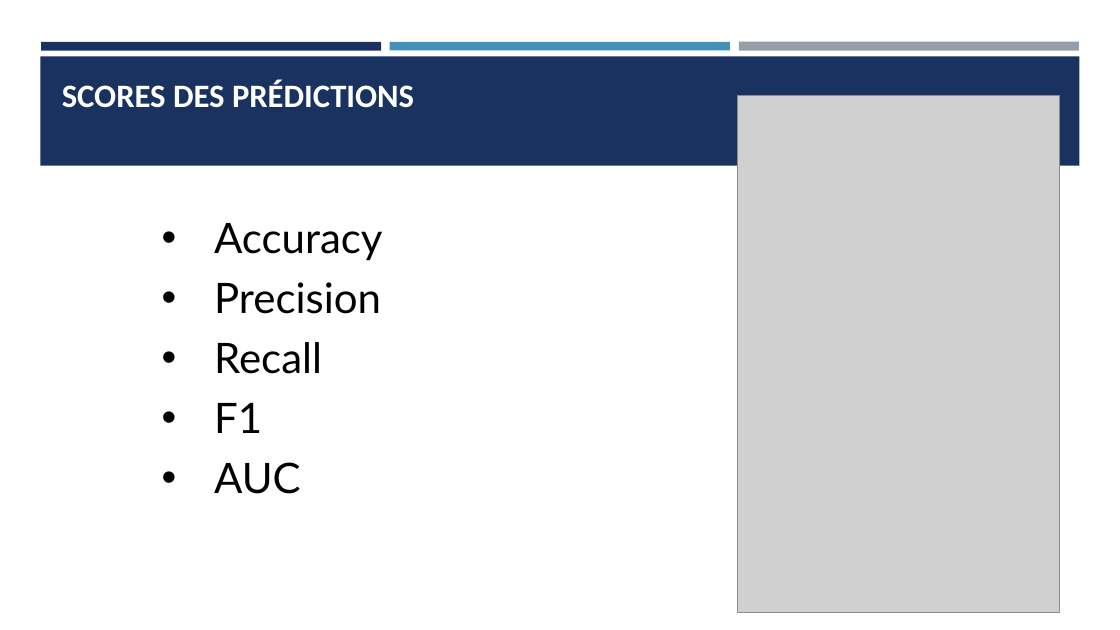
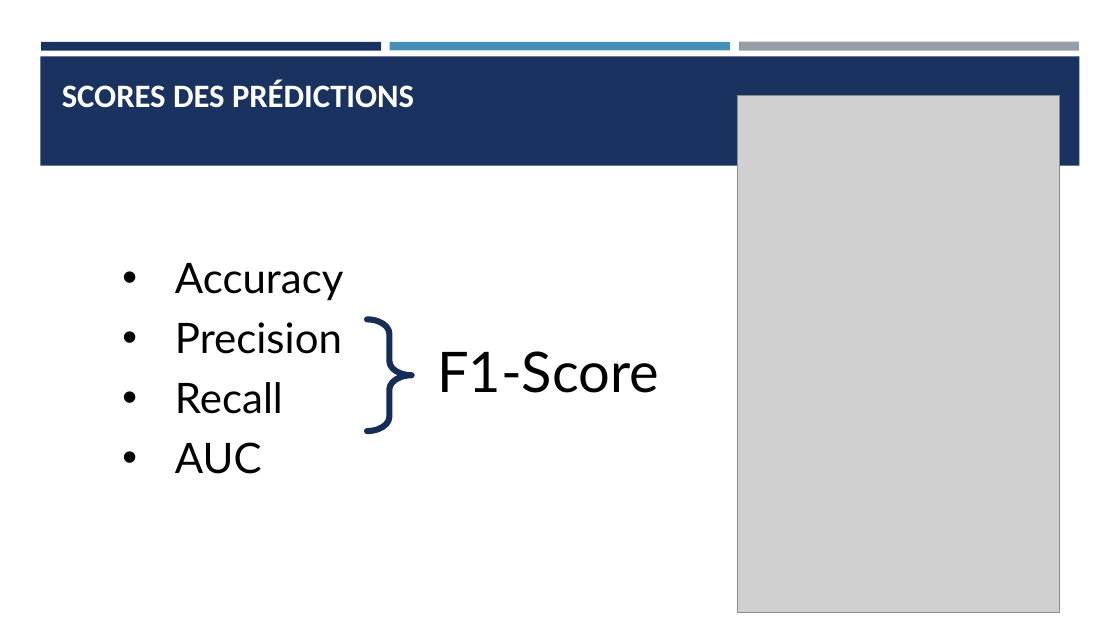
Before and after one commit to Ace4teaM/OCR-NovaTech, a slide deck: slide 31 of Presentation.pptx (slide 30 before the commit). Drawn at 1120x630 pixels with LibreOffice and Linux fonts; fonts in the diff are those of the drawing; grey boxes stand for pictures. Boxes give left, top, right and bottom in pixels: in the first picture for what was removed or moved away, otherwise in the second. Text is boxed around its words. In the diff, an @@ line names an element or a change of style, - is before the commit and + after.

```diff
--- a/Presentation.pptx
+++ b/Presentation.pptx
@@ text "Accuracy": place and size @@
-text "Accuracy" at (214,223,382,494)
+text "Accuracy" at (175,263,343,474)
@@ right brace added at (367,319,412,431), outline #172D56 5.25 pt @@
@@ text added at (437,351,659,393), 48 pt, text #000000 @@
+F1-Score
@@ text at (214,403,262,433): paragraph removed @@
-• F1
```
Also in this commit, not shown: 16 other slides changed, 8 slides added, 5 slides removed, 6 other files.
